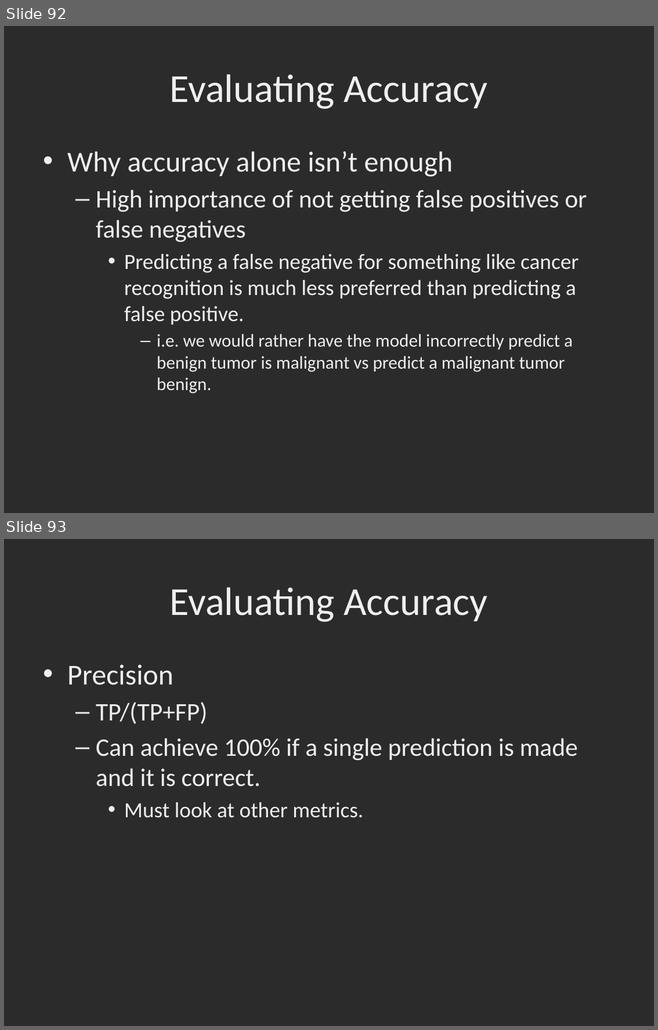
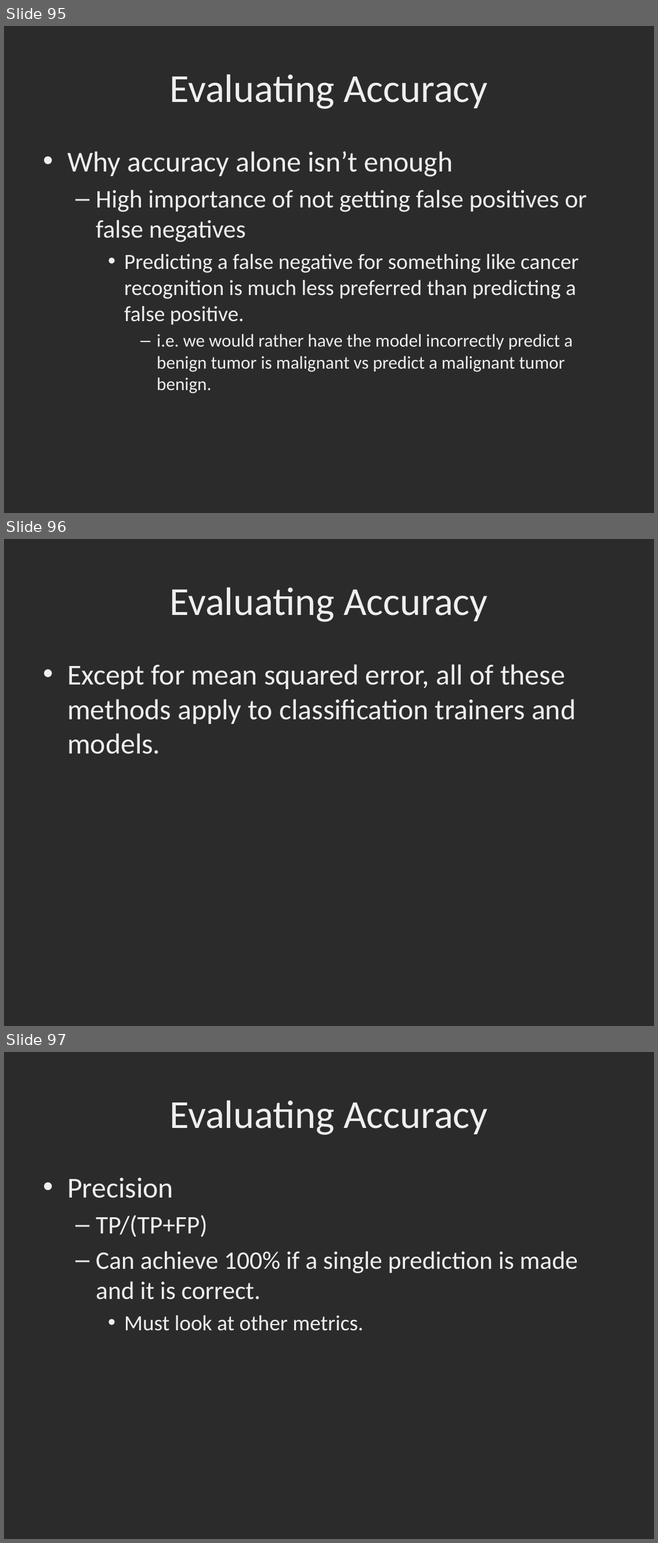
Before and after one commit to dbowmans46/PracticalProgramming, a slide deck: Session 7 - Python/Instructional Material/Session 7 - Python Brief Intro to Machine Learning with Scikit Learn.pptx. Shown one above the other, each under a label of ours: slides 92 and 93 before the commit, slides 95, 96 and 97 after it. The pictures are 658x1030 and 658x1543 pixels, drawn with LibreOffice and Linux fonts; fonts in the diff are those of the drawing; background and template pictures are left out; a plain dark background stands for a picture behind light text. Boxes give left, top, right and bottom in pixels: in the first picture for what was removed or moved away, otherwise in the second. Text is boxed around its words. In the diff, an @@ line names an element or a change of style, - is before the commit and + after.

```diff
--- a/Session 7 - Python/Instructional Material/Session 7 - Python Brief Intro to Machine Learning with Scikit Learn.pptx
+++ b/Session 7 - Python/Instructional Material/Session 7 - Python Brief Intro to Machine Learning with Scikit Learn.pptx
@@ slide 96 added at box(4, 539, 654, 1026), background picture (left out) @@
@@ title added at box(169, 587, 487, 622), 44 pt, text #EFEFEF @@
+Evaluating Accuracy
@@ text added at box(67, 664, 575, 754), 32 pt, text #EFEFEF @@
+• Except for mean squared error, all of these methods apply to classification trainers and models.
@@ what was slide 92 is now slide 95 @@
@@ what was slide 93 is now slide 97 @@
```
Also in this commit, not shown: 7 slides changed, 4 other slides added.
